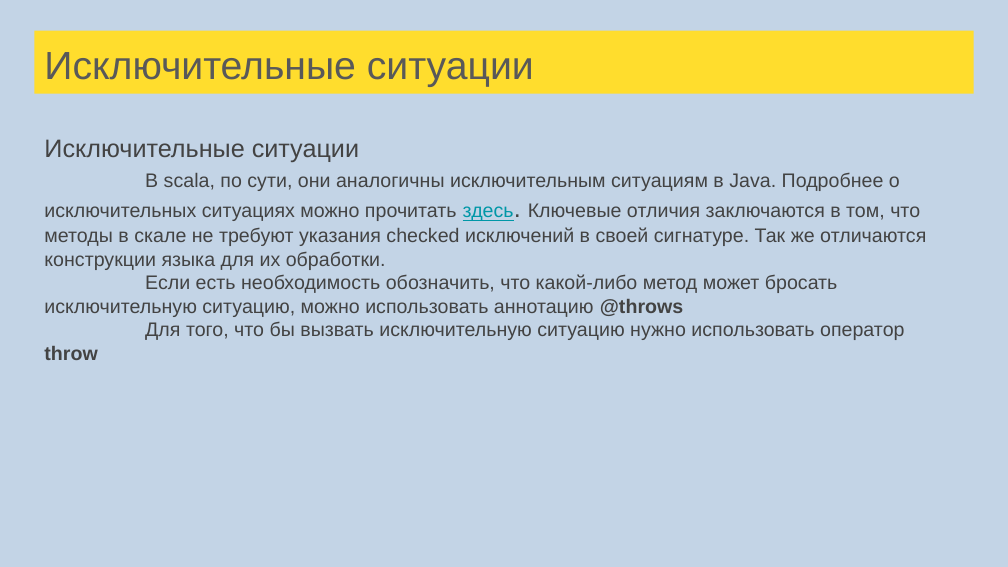
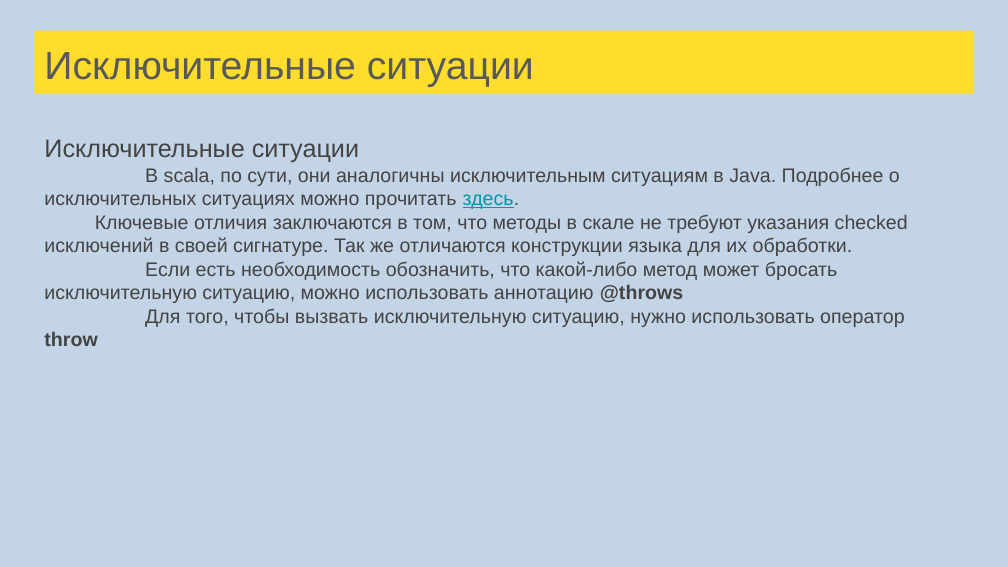
Before and after one commit to sergeypopov83/scala-school, a slide deck: slide 95 of src/main/resources/Лекции Scala для FinTech.pptx (slide 93 before the commit). Drawn at 1008x567 pixels with LibreOffice and Linux fonts; fonts in the diff are those of the drawing. Boxes give left, top, right and bottom in pixels: in the first picture for what was removed or moved away, otherwise in the second. Text is boxed around its words. In the diff, an @@ line names an element or a change of style, - is before the commit and + after.

```diff
--- a/src/main/resources/Лекции Scala для FinTech.pptx
+++ b/src/main/resources/Лекции Scala для FinTech.pptx
@@ text at <box>44,168,908,256</box>: text changed @@
-В scala, по сути, они аналогичны исключительным ситуациям в Java. Подробнее о исключительных ситуациях можно прочитать здесь. Ключевые отличия заключаются в том, что методы в скале не требуют указания checked исключений в своей сигнатуре. Так же отличаются конструкции языка для их обработки.
+В scala, по сути, они аналогичны исключительным ситуациям в Java. Подробнее о исключительных ситуациях можно прочитать здесь.
+Ключевые отличия заключаются в том, что методы в скале не требуют указания checked исключений в своей сигнатуре. Так же отличаются конструкции языка для их обработки.
@@ text at <box>44,308,904,346</box>: text changed @@
-Для того, что бы вызвать исключительную ситуацию нужно использовать оператор throw
+Для того, чтобы вызвать исключительную ситуацию, нужно использовать оператор throw
```
Also in this commit, not shown: 25 other slides changed, 3 slides added, 1 other file.
